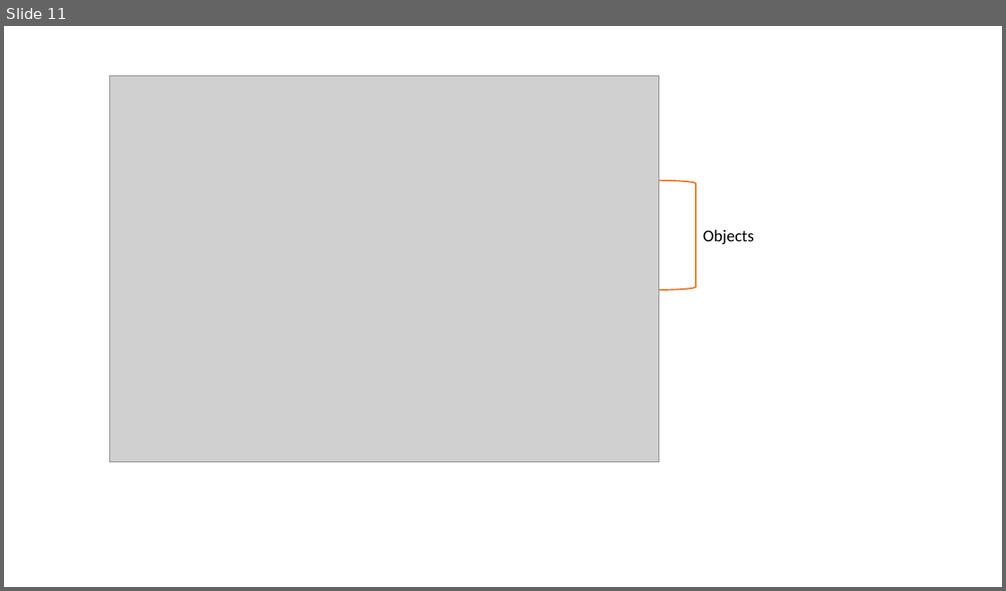
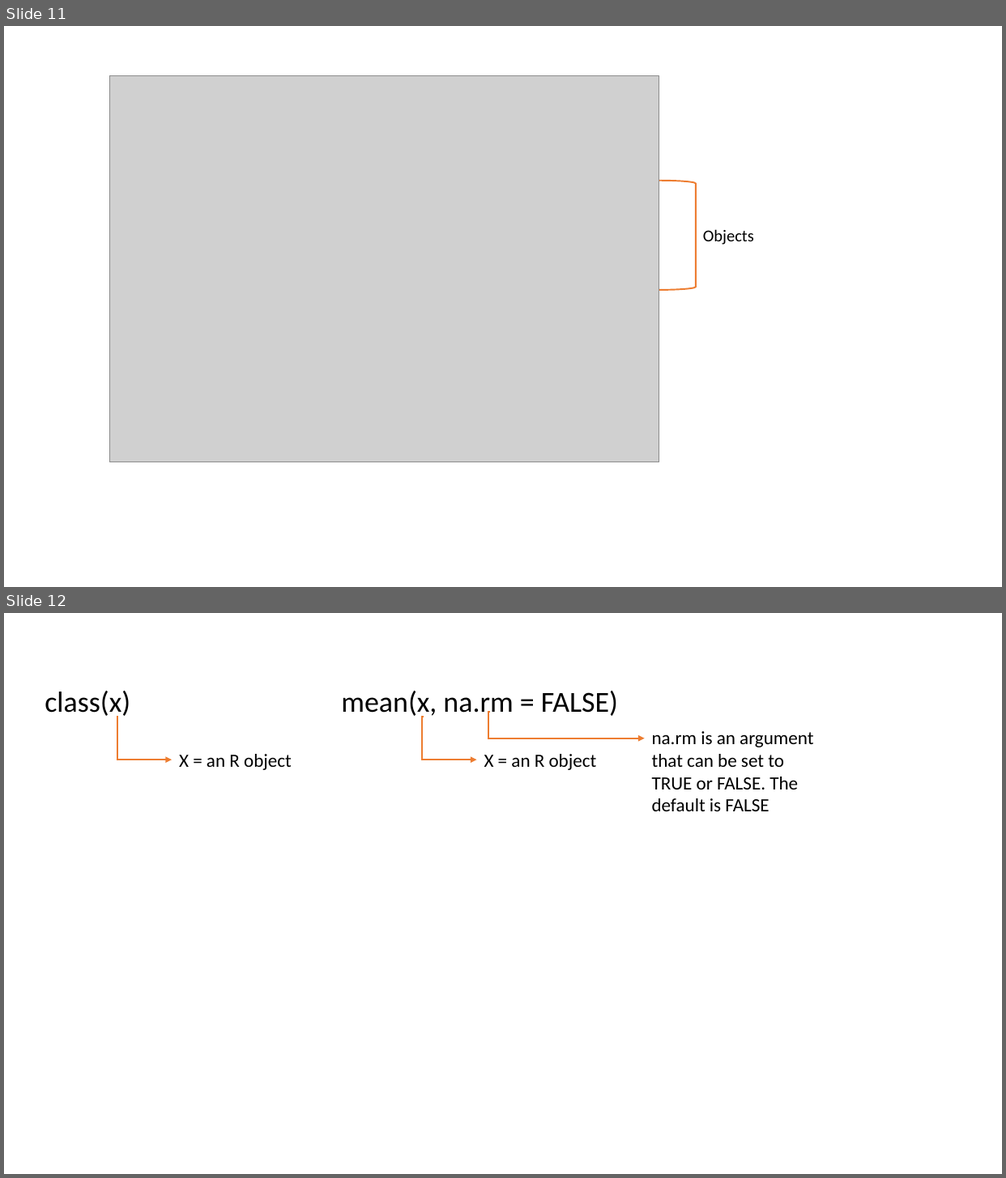
Before and after one commit to Cghlewis/schoen-workshop-series, a slide deck: rslides/img/syntax.pptx. Shown one above the other, each under a label of ours: slide 11 before the commit, slides 11 and 12 after it. The pictures are 1006x591 and 1006x1178 pixels, drawn with LibreOffice and Linux fonts; fonts in the diff are those of the drawing; grey boxes stand for pictures. Boxes give left, top, right and bottom in pixels: in the first picture for what was removed or moved away, otherwise in the second. Text is boxed around its words. In the diff, an @@ line names an element or a change of style, - is before the commit and + after.

Commit message:
Update function slides, remove CV example, Update type/class example

```diff
--- a/rslides/img/syntax.pptx
+++ b/rslides/img/syntax.pptx
@@ slide 12 added at [4, 613, 1002, 1174], background #FFFFFF @@
@@ text added at [44, 691, 130, 719], 28 pt, text #000000 @@
+class(x)
@@ text added at [341, 691, 618, 719], 28 pt, text #000000 @@
+mean(x, na.rm = FALSE)
@@ elbow arrow added from (118, 717) to (172, 760), #ED7D31 1.5 pt @@
@@ elbow arrow added from (424, 717) to (476, 760), #ED7D31 1.5 pt @@
@@ elbow arrow added from (490, 712) to (645, 738), #ED7D31 1.5 pt @@
@@ text added at [652, 731, 813, 811], 18 pt, text #000000 @@
+na.rm is an argument that can be set to TRUE or FALSE. The default is FALSE
@@ text added at [179, 754, 292, 770], 18 pt, text #000000 @@
+X = an R object
@@ text added at [484, 754, 597, 770], 18 pt, text #000000 @@
+X = an R object
```
Also in this commit, not shown: 6 other files.
